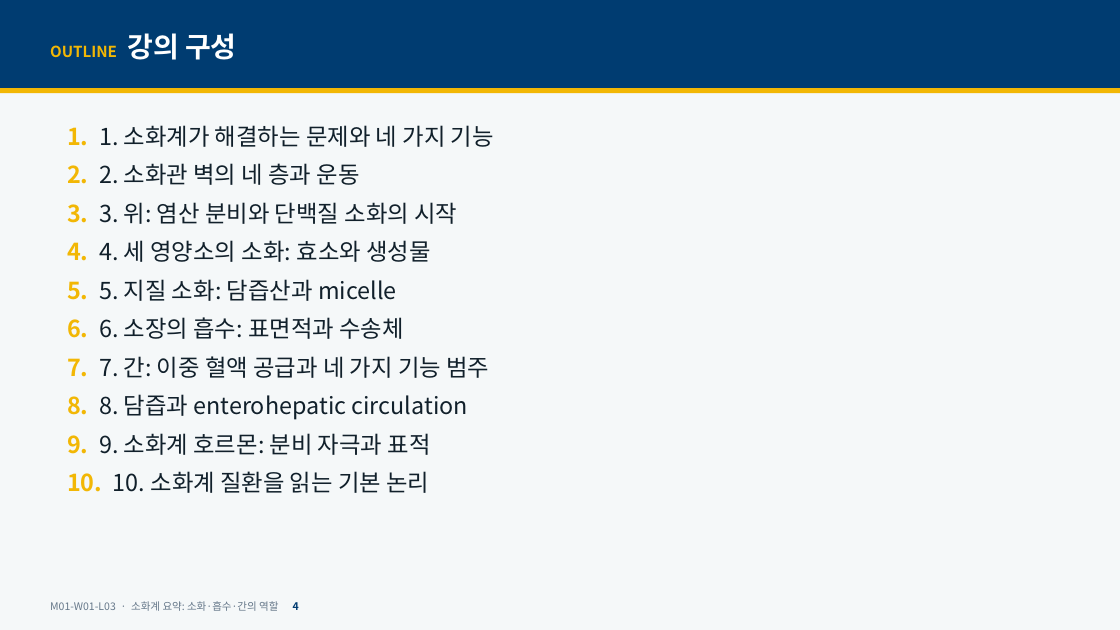
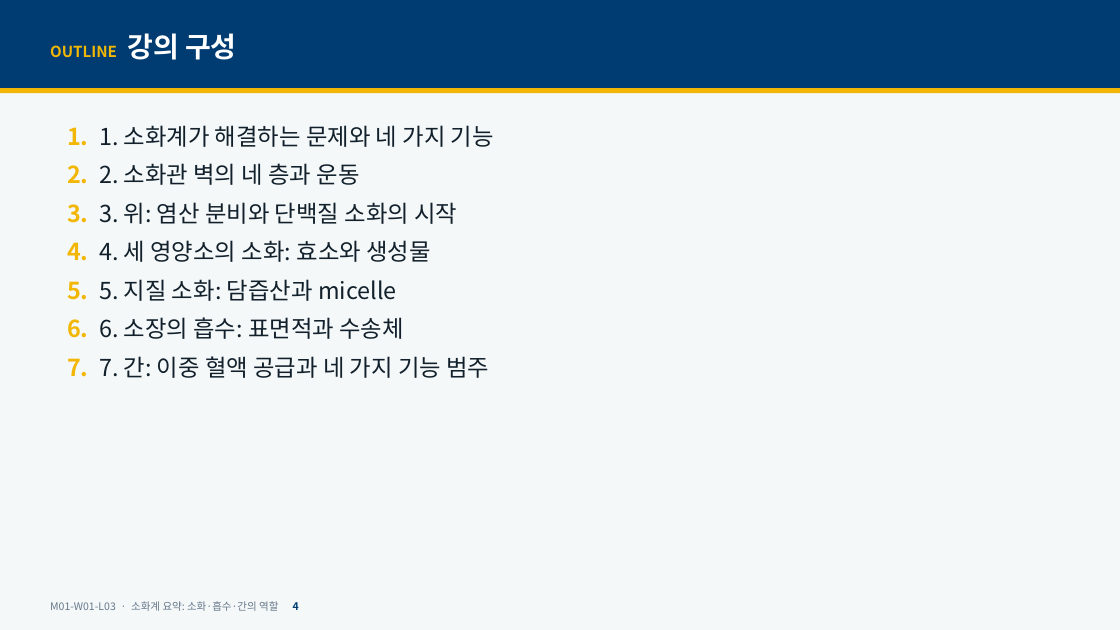
Before and after one commit to hoperiasd2/hoperiasd2.github.io, a slide deck: slide 4 of curriculum/M01/W01/L03/slides.pptx. Drawn at 1120x630 pixels with LibreOffice and Linux fonts; fonts in the diff are those of the drawing. Boxes give left, top, right and bottom in pixels: in the first picture for what was removed or moved away, otherwise in the second. Text is boxed around its words. In the diff, an @@ line names an element or a change of style, - is before the commit and + after.

```diff
--- a/curriculum/M01/W01/L03/slides.pptx
+++ b/curriculum/M01/W01/L03/slides.pptx
@@ text at [67,394,468,493]: paragraphs removed @@
-8. 8. 담즙과 enterohepatic circulation
-9. 9. 소화계 호르몬: 분비 자극과 표적
-10. 10. 소화계 질환을 읽는 기본 논리
```
Also in this commit, not shown: 13 other slides changed, 22 slides removed, 11 other files.
